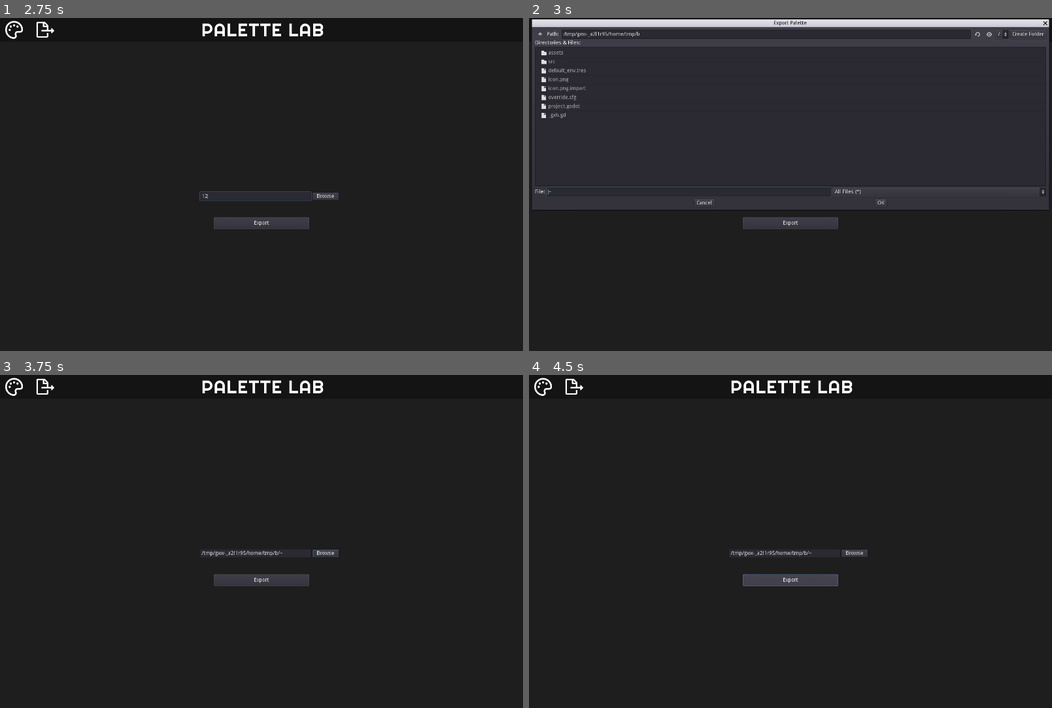
Above: before the commit, frames 1-4 (two rows, left to right).
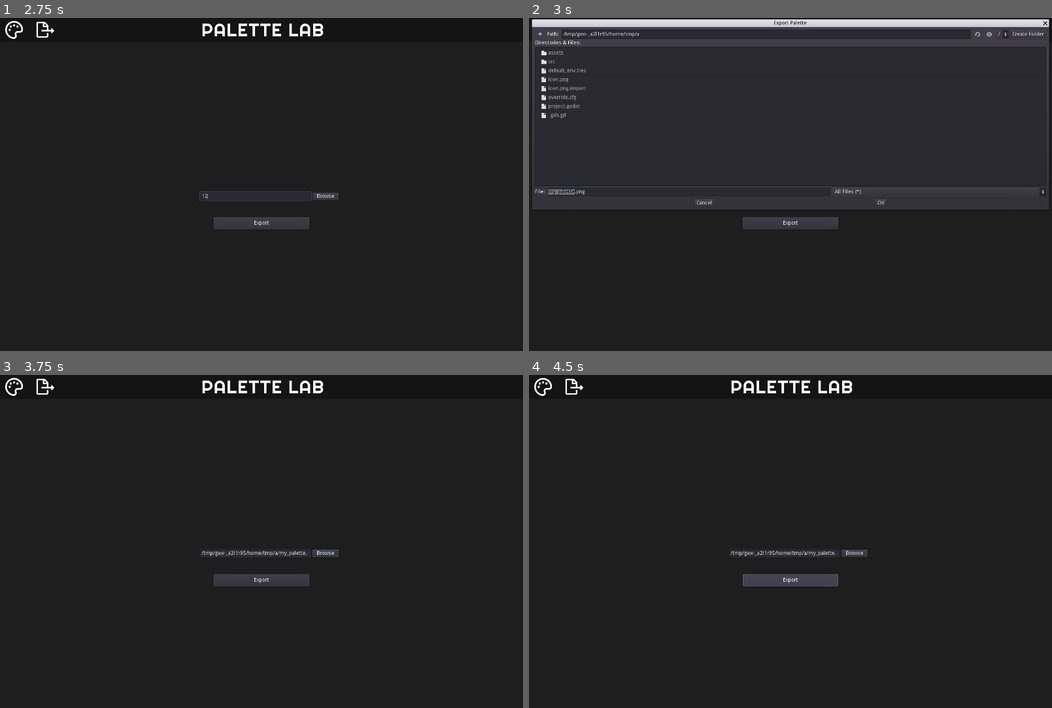
Above: after the commit, the same moments.

Repository: pbzona/palette_lab
Game: Godot game, scene res://src/Main.tscn
Two runs of this game, one before a commit and one after it. Both use one fixed random seed, a clock stepped at 60 frames per second and the inputs below.
Inputs (mouse positions are in pixels of both pictures, inside the frame that each line leads up to):
- Up to frame 1 (2.75 s): click (15, 31) at 0.5 s; click (47, 31) at 1.25 s; click (256, 197) at 2.02 s; type "12" at 2.1 s
- Up to frame 2 (3 s): click "Browse" at 2.75 s
- Up to frame 3 (3.75 s): click "OK" at 3.5 s
- Up to frame 4 (4.5 s): click "Export" at 4.25 s

Frame 1 is identical in both runs. In frame 2, less than 0.1% of the frame differs, in the area x 3-22%, y 4-54%; in frame 3, less than 0.1%; in frame 4, less than 0.1%.

Commit message:
Change default export path to indicate PNG

Diff:
--- a/src/workspaces/Export.tscn
+++ b/src/workspaces/Export.tscn
@@ -62,8 +62,8 @@
 resizable = true
 access = 2
 current_dir = "/Users/phil/Godot/PaletteLab"
-current_file = "~"
-current_path = "/Users/phil/Godot/PaletteLab/~"
+current_file = "my_palette.png"
+current_path = "/Users/phil/Godot/PaletteLab/my_palette.png"
 
 [node name="ExportButton" type="Button" parent="CenterContainer/Control"]
 anchor_left = 0.5
